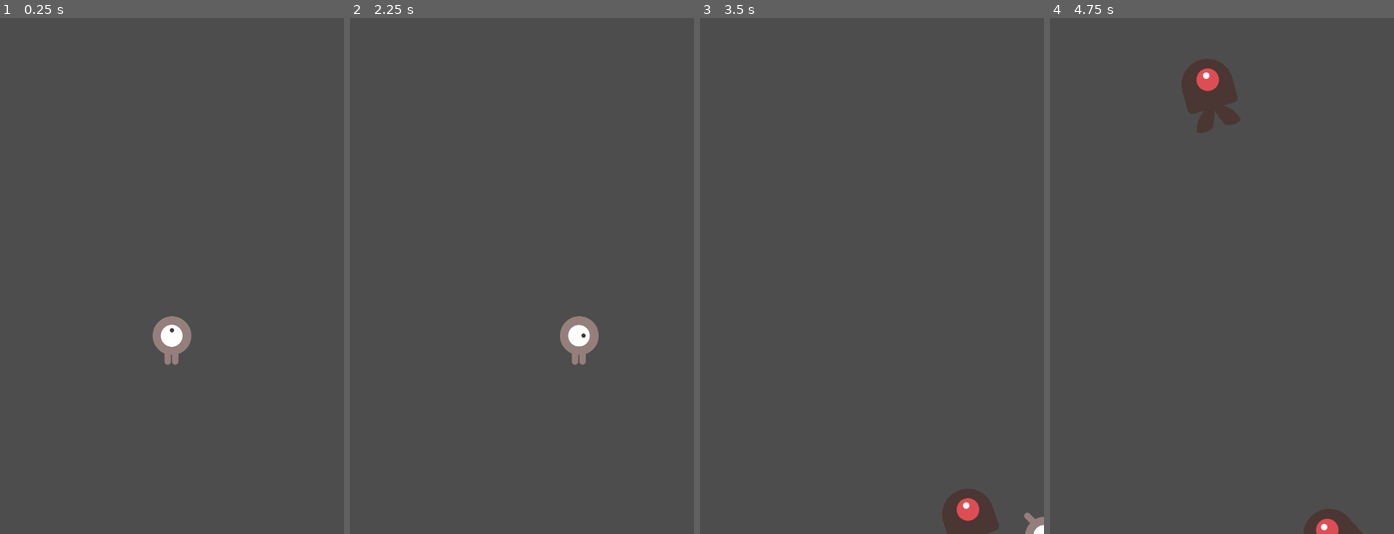
Above: before the commit, frames 1-4 (left to right).
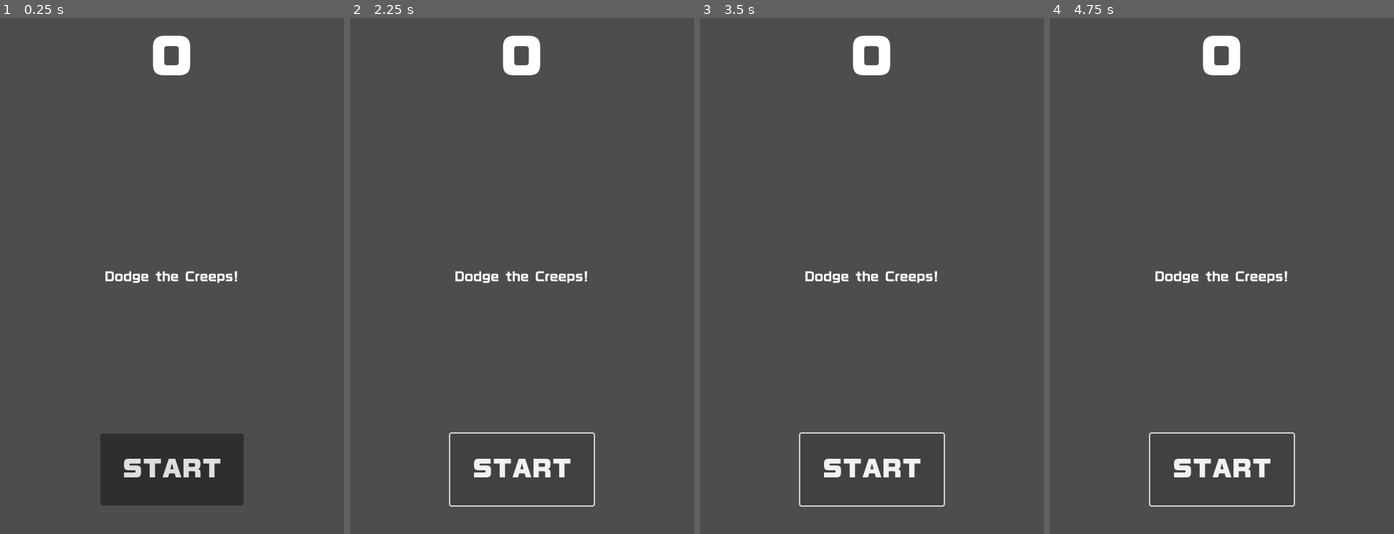
Above: after the commit, the same moments.

Repository: JUMPSTAR1968/JLEC_dodge-the-creeps-2d
Game: Godot game, scene res://main.tscn
Two runs of this game, one before a commit and one after it. Both use one fixed random seed, a clock stepped at 60 frames per second and the inputs below.
Inputs (mouse positions are in pixels of both pictures, inside the frame that each line leads up to):
- Up to frame 1 (0.25 s): no input
- Up to frame 2 (2.25 s): click (522, 472) at 0.5 s, where only the run after the commit has a clickable "START"; click (522, 472) at 1.25 s, where only the run after the commit has a clickable "START"; tap Enter at 2 s; hold Right (move_right) from 2.03 s (still down)
- Up to frame 3 (3.5 s): release Right (move_right) at 2.78 s; hold Down (move_down) from 2.78 s (still down)
- Up to frame 4 (4.75 s): release Down (move_down) at 3.53 s; hold Right (move_right) 3.53-4.28 s; hold Up (move_up) from 4.28 s (still down)

The runs differ from the first frame. In frame 1, 7.6% of the frame differs, in the area x 29-71%, y 3-95%; in frame 2, 2.8%; in frame 3, 3.4%; in frame 4, 4.1%.

Commit message:
Initial commit

Diff:
--- /dev/null
+++ b/hud.gd
@@ -0,0 +1,30 @@
+extends CanvasLayer
+
+# Notifies `Main` node that the button has been pressed
+signal start_game
+
+func show_message(text):
+	$Message.text = text
+	$Message.show()
+	$MessageTimer.start()
+
+func show_game_over():
+	show_message("Game Over")
+	# Wait until the MessageTimer has counted down.
+	await $MessageTimer.timeout
+
+	$Message.text = "Dodge the Creeps!"
+	$Message.show()
+	# Make a one-shot timer and wait for it to finish.
+	await get_tree().create_timer(1.0).timeout
+	$StartButton.show()
+
+func update_score(score):
+	$ScoreLabel.text = str(score)
+
+func _on_start_button_pressed():
+	$StartButton.hide()
+	start_game.emit()
+
+func _on_message_timer_timeout():
+	$Message.hide()
--- /dev/null
+++ b/hud.tscn
@@ -0,0 +1,59 @@
+[gd_scene load_steps=4 format=3 uid="uid://bvwic4yhvjed4"]
+
+[ext_resource type="Script" uid="uid://bbtfp2uic3a8w" path="res://hud.gd" id="1_8sq4i"]
+[ext_resource type="FontFile" uid="uid://d3s1cpp6k5hki" path="res://fonts/RoGSanSrfStd-UB.otf" id="2_640wx"]
+[ext_resource type="FontFile" uid="uid://cmm5lf8mrj75s" path="res://fonts/RoGSanSrfStd-Bd.otf" id="3_a2258"]
+
+[node name="HUD" type="CanvasLayer"]
+script = ExtResource("1_8sq4i")
+
+[node name="ScoreLabel" type="Label" parent="."]
+anchors_preset = 5
+anchor_left = 0.5
+anchor_right = 0.5
+offset_left = -240.0
+offset_top = 8.0
+offset_right = 240.0
+offset_bottom = 104.0
+grow_horizontal = 2
+theme_override_fonts/font = ExtResource("2_640wx")
+theme_override_font_sizes/font_size = 64
+text = "0"
+horizontal_alignment = 1
+vertical_alignment = 1
+
+[node name="Message" type="Label" parent="."]
+anchors_preset = 8
+anchor_left = 0.5
+anchor_top = 0.5
+anchor_right = 0.5
+anchor_bottom = 0.5
+offset_left = -240.0
+offset_top = -11.5
+offset_right = 240.0
+offset_bottom = 11.5
+grow_horizontal = 2
+grow_vertical = 2
+theme_override_fonts/font = ExtResource("3_a2258")
+text = "Dodge the Creeps!"
+horizontal_alignment = 1
+vertical_alignment = 1
+autowrap_mode = 2
+
+[node name="StartButton" type="Button" parent="."]
+anchors_preset = 7
+anchor_left = 0.5
+anchor_top = 1.0
+anchor_right = 0.5
+anchor_bottom = 1.0
+offset_left = -100.0
+offset_top = -140.0
+offset_right = 100.0
+offset_bottom = -40.0
+grow_horizontal = 2
+grow_vertical = 0
+theme_override_fonts/font = ExtResource("2_640wx")
+theme_override_font_sizes/font_size = 30
+text = "START"
+
+[node name="MessageTimer" type="Timer" parent="."]
--- a/main.gd
+++ b/main.gd
@@ -5,21 +5,24 @@
 
 # Called when the node enters the scene tree for the first time.
 func _ready():
-	new_game()
+	pass
 
 # Called every frame. 'delta' is the elapsed time since the previous frame.
-func _process(delta):
+func _process(_delta):
 	pass
 
 func game_over():
 	$ScoreTimer.stop()
 	$MobTimer.stop()
+	$HUD.show_game_over()
 
 
 func new_game():
 	score = 0
 	$Player.start($StartPosition.position)
 	$StartTimer.start()
+	$HUD.update_score(score)
+	$HUD.show_message("Get Ready")
 
 func _on_mob_timer_timeout():
 	# Create a new instance of the Mob scene.
@@ -48,6 +51,7 @@
 
 func _on_score_timer_timeout():
 	score += 1
+	$HUD.update_score(score)
 
 func _on_start_timer_timeout():
 	$MobTimer.start()
--- a/main.tscn
+++ b/main.tscn
@@ -1,8 +1,9 @@
-[gd_scene load_steps=5 format=3 uid="uid://b8dlfpk87a26b"]
+[gd_scene load_steps=6 format=3 uid="uid://b8dlfpk87a26b"]
 
 [ext_resource type="Script" uid="uid://d1rifrrsc7mlk" path="res://main.gd" id="1_t78ko"]
 [ext_resource type="PackedScene" uid="uid://2cq3epgm7gx7" path="res://mob.tscn" id="2_r361x"]
 [ext_resource type="PackedScene" uid="uid://bsc26vtdtnhf4" path="res://player.tscn" id="3_34qq3"]
+[ext_resource type="PackedScene" uid="uid://bvwic4yhvjed4" path="res://hud.tscn" id="4_1bvp3"]
 
 [sub_resource type="Curve2D" id="Curve2D_nl8nf"]
 _data = {
@@ -33,7 +34,10 @@
 
 [node name="MobSpawnLocation" type="PathFollow2D" parent="MobPath"]
 
+[node name="HUD" parent="." instance=ExtResource("4_1bvp3")]
+
 [connection signal="hit" from="Player" to="." method="game_over"]
 [connection signal="timeout" from="MobTimer" to="." method="_on_mob_timer_timeout"]
 [connection signal="timeout" from="ScoreTimer" to="." method="_on_score_timer_timeout"]
 [connection signal="timeout" from="StartTimer" to="." method="_on_start_timer_timeout"]
+[connection signal="start_game" from="HUD" to="." method="new_game"]
--- a/mob.gd
+++ b/mob.gd
@@ -7,7 +7,7 @@
 	$AnimatedSprite2D.animation = mob_types[randi() % mob_types.size()]
 
 # Called every frame. 'delta' is the elapsed time since the previous frame.
-func _process(delta):
+func _process(_delta):
 	pass
 
 func _on_visible_on_screen_notifier_2d_screen_exited():
Binary file added: fonts/FOT-NewRodinPro-UB.otf
Not shown, added: fonts/FOT-NewRodinPro-UB.otf.import
Binary file added: fonts/RoGSanSrfStd-Bd.otf
Not shown, added: fonts/RoGSanSrfStd-Bd.otf.import
Binary file added: fonts/RoGSanSrfStd-UB.otf
Not shown, added: fonts/RoGSanSrfStd-UB.otf.import
Not shown, added: hud.gd.uid
